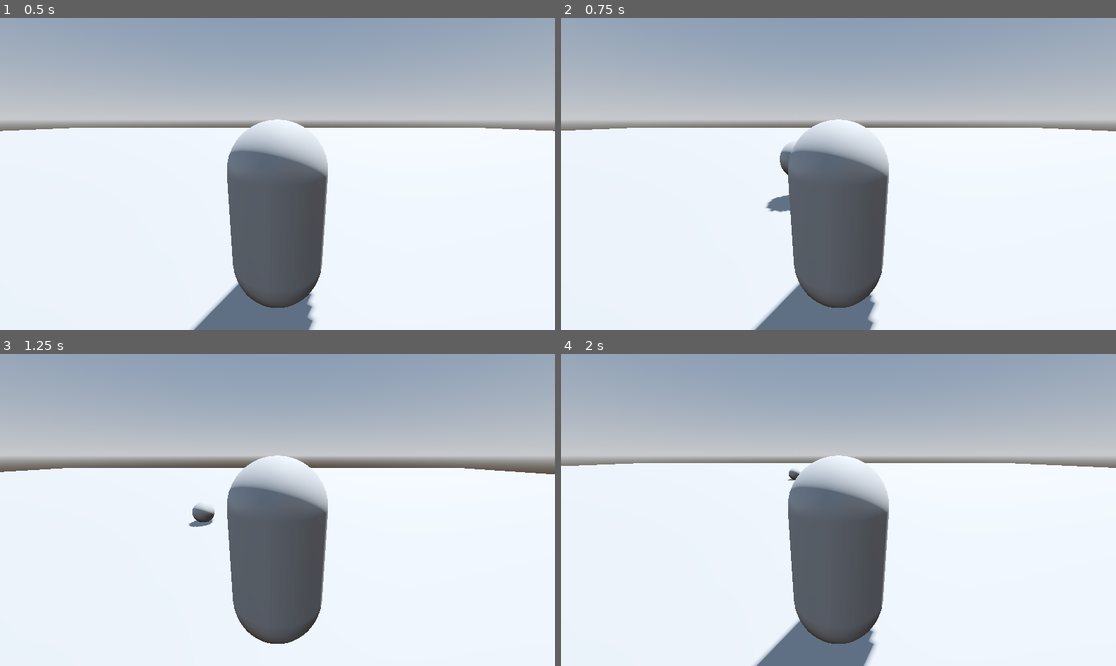
Above: before the commit, frames 1-4 (two rows, left to right).
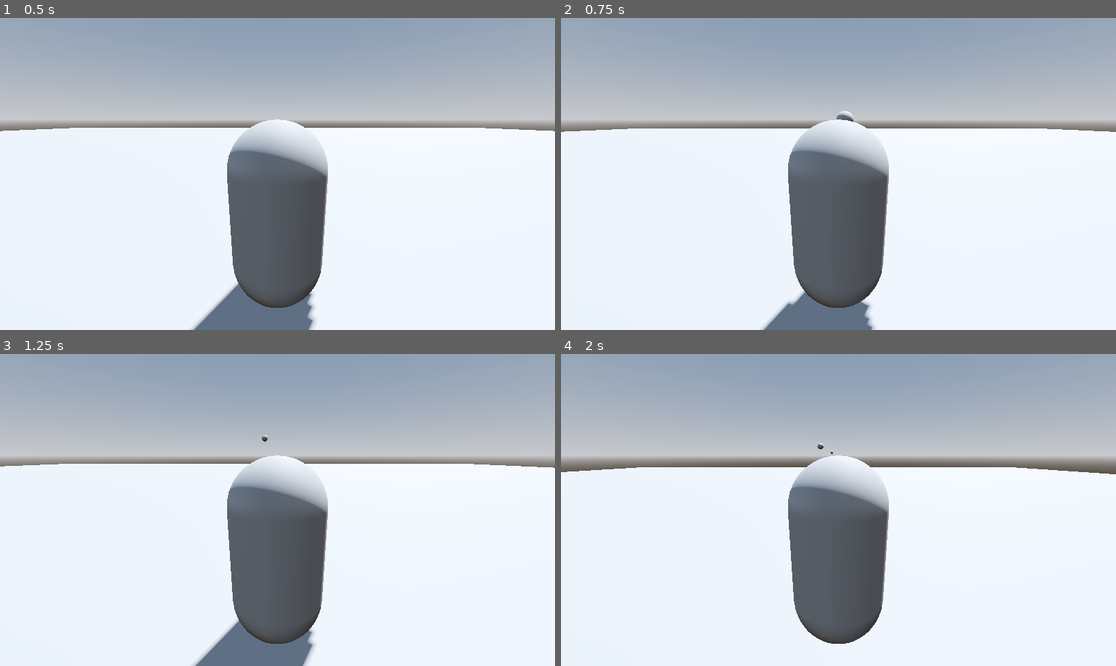
Above: after the commit, the same moments.

Repository: AlexanderMendivil/simple-rpg
Game: Godot game, scene res://scenes/test_scene.tscn
The game is run twice, just before and just after one commit, with the same random seed, the same clock (stepped at 60 frames per second) and the same inputs.
Inputs (mouse positions are in pixels of both pictures, inside the frame that each line leads up to):
- Up to frame 1 (0.5 s): no input
- Up to frame 2 (0.75 s): move the mouse to (960, 158) at 0.52 s; press the mouse at (960, 158) at 0.53 s; hold D (move_right) from 0.53 s (still down)
- Up to frame 3 (1.25 s): keep holding D (move_right); tap Space (jump) at 0.77 s
- Up to frame 4 (2 s): move the mouse to (727, 525) at 1.27 s; release D (move_right) at 1.28 s; release the mouse at (727, 525) at 1.28 s; hold S (move_back) from 1.28 s (still down); click (727, 525) at 1.35 s; tap Space (jump) at 1.52 s

Frame 1 is identical in both runs. In frame 2, 1.1% of the frame differs, in the area x 0-100%, y 29-100%; in frame 3, 3.4%, in the area x 0-100%, y 26-100%; in frame 4, 3.2%.

Commit message:
Added shot controller to avoid overlaping objects

Diff:
--- a/player/player.gd
+++ b/player/player.gd
@@ -6,6 +6,7 @@
 
 @export var camera: Camera3D
 @export var fall_multiplier: float = 2.0
+@onready var shot_controller = $ShotController
 
 const SPEED = 5.0
 const JUMP_VELOCITY = 4.5
@@ -47,12 +48,7 @@
 	mouse_motion = Vector2.ZERO
 
 func cast_spell() -> void:
-
-	var cast_direction: Vector3 = global_position
-	print(cast_direction)
 	var casted_spell: Node3D = spell.instantiate()
-	casted_spell.global_position = Vector3(cast_direction.x, cast_direction.y, -(cast_direction.z + 0.5))
-	print(casted_spell.global_position)
-	add_child(casted_spell)
-	var direction = Vector3(cast_direction.x, cast_direction.y, -cast_direction.z)
+	shot_controller.add_child(casted_spell)
+	var direction = Vector3(global_position.x, global_position.y, -global_position.z)
 	casted_spell.cast(direction)
--- a/player/player.tscn
+++ b/player/player.tscn
@@ -18,3 +18,6 @@
 
 [node name="Camera3D" type="Camera3D" parent="."]
 transform = Transform3D(1, 0, 0, 0, 0.965926, 0.258819, 0, -0.258819, 0.965926, 0, 1, 2)
+
+[node name="ShotController" type="Node3D" parent="."]
+transform = Transform3D(1, 0, 0, 0, 1, 0, 0, 0, 1, 0, 0.317082, -0.990569)
--- a/spells/fire_ball.gd
+++ b/spells/fire_ball.gd
@@ -1,7 +1,7 @@
 extends Node3D
 class_name FireBall
 
-@export var force = 10
+@export var force = 50
 # Called when the node enters the scene tree for the first time.
 func _ready():
 	pass # Replace with function body.
@@ -16,4 +16,4 @@
 
 func cast(direction: Vector3):
 	var rigid_body = find_child('RigidBody3D')
-	rigid_body.apply_impulse(Vector3(0, 1, -force), direction)
+	rigid_body.apply_impulse(Vector3(0, 10, -force), direction)
